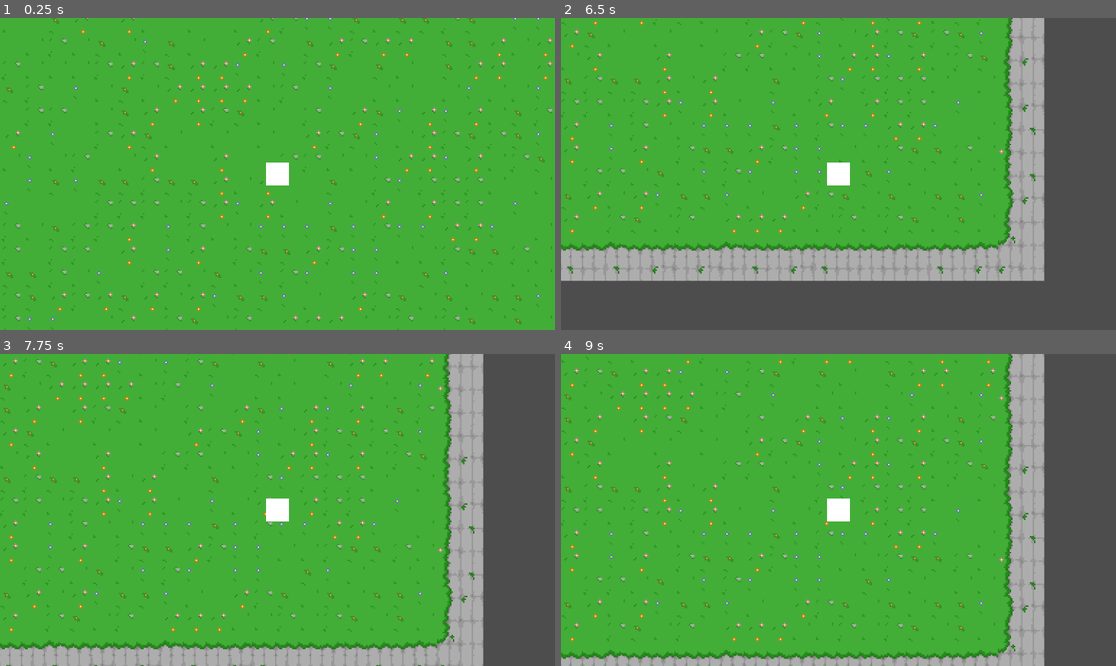
Above: before the commit, frames 1-4 (two rows, left to right).
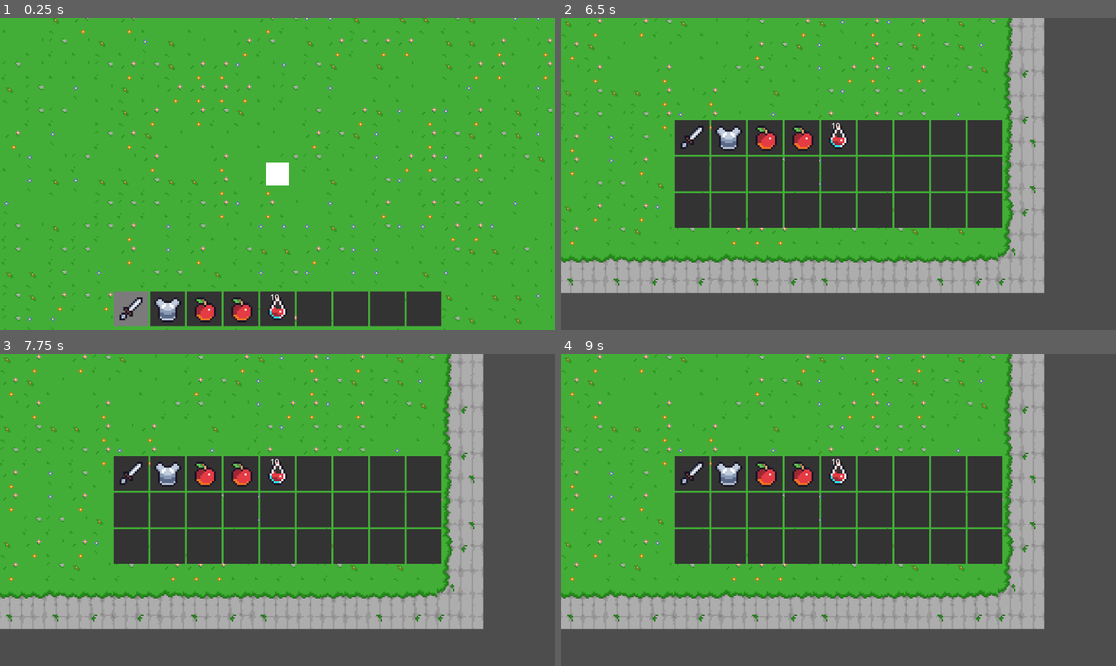
Above: after the commit, the same moments.

Repository: khg-1inf1/spiel
Game: Godot game, scene res://Ebenen/ebene_1.tscn
Two runs of this game, one before a commit and one after it. Both use one fixed random seed, a clock stepped at 60 frames per second and the inputs below.
Inputs (mouse positions are in pixels of both pictures, inside the frame that each line leads up to):
- Up to frame 1 (0.25 s): no input
- Up to frame 2 (6.5 s): tap Enter at 0.5, 3.5 s; move the mouse to (960, 158) at 0.52 s; hold D (rechts) 0.53-1.25 s; tap 1 at 0.6 s; click (960, 158) at 0.67 s; tap 2 at 0.8 s; drag from (727, 189) to (810, 236) at 1.27 s; tap Space at 2, 5.75 s; move the mouse to (894, 105) at 2.02 s; hold D (rechts) 2.03-2.75 s; tap 3 at 2.1 s; click (894, 105) at 2.17 s; tap 4 at 2.3 s; drag from (810, 236) to (672, 127) at 2.77 s; move the mouse to (1005, 220) at 3.52 s; hold A (links) 3.53-4.25 s; tap 5 at 3.6 s; click (1005, 220) at 3.67 s; tap 6 at 3.8 s; tap Escape (ui_cancel) at 4.15 s; drag from (672, 127) to (755, 96) at 4.27 s; click "Resume" at 5 s; move the mouse to (866, 174) at 5.77 s; hold S (unten) from 5.78 s (still down); tap 7 at 5.85 s; click (866, 174) at 5.92 s; tap 8 at 6.05 s; tap E (ui_menu, bound only after the commit) at 6.4 s
- Up to frame 3 (7.75 s): release S (unten) at 6.5 s; drag from (194, 432) to (166, 525) at 6.52 s; tap Enter at 7.25 s; move the mouse to (399, 494) at 7.27 s; hold W (oben) from 7.28 s (still down); tap 9 at 7.35 s; click (399, 494) at 7.42 s; tap 1 at 7.55 s
- Up to frame 4 (9 s): release W (oben) at 8 s; drag from (727, 525) to (810, 572) at 8.02 s; tap Space at 8.75 s; move the mouse to (894, 441) at 8.77 s; hold S (unten) from 8.78 s (still down); tap 2 at 8.85 s; click (894, 441) at 8.92 s

The runs differ from the first frame. In frame 1, 6.4% of the frame differs, in the area x 20-80%, y 87-99%; in frame 2, 30%; in frame 3, 42%, in the area x 0-88%, y 0-100%; in frame 4, 42%.

Commit message:
Added inventory
Added basic inventory functionality and GUI

Diff:
--- /dev/null
+++ b/Charakter/Spieler/inventory.gd
@@ -0,0 +1,52 @@
+extends Node
+
+signal items_changed(indexes)
+signal selected_changed
+
+@export var cols = 9
+@export var rows = 3
+var slots = cols * rows
+var items = []
+var selected = 0
+
+func _ready():
+	for i in range(slots):
+		items.append({})
+	items[0] = ItemManager.get_item_by_key("sword")
+	items[1] = ItemManager.get_item_by_key("armor")
+	items[2] = ItemManager.get_item_by_key("apple")
+	items[3] = ItemManager.get_item_by_key("apple")
+	items[4] = ItemManager.get_item_by_key("potion")
+
+func broadcast_signal(indexes):
+	emit_signal("items_changed", indexes)
+	for index in indexes:
+		if index == selected:
+			emit_signal("selected_changed")
+
+func set_item(index, item):
+	var previous_item = items[index]
+	items[index] = item
+	broadcast_signal([index])
+	return previous_item
+
+func remove_item(index):
+	var previous_item = items[index].duplicate()
+	items[index].clear()
+	broadcast_signal([index])
+	return previous_item
+
+func set_item_quantity(index, amount):
+	items[index].quantity += amount
+	if items[index].quantity <= 0:
+		remove_item(index)
+	else:
+		broadcast_signal([index])
+
+func set_selected(new_selected):
+	var _last_selected = selected
+	selected = new_selected
+	broadcast_signal([selected, _last_selected])
+
+func get_selected():
+	return items[selected]
--- a/Charakter/Spieler/spieler.gd
+++ b/Charakter/Spieler/spieler.gd
@@ -1,8 +1,20 @@
 extends CharacterBody2D
 
-@export var geschwindigkeit : float = 100
+@export var geschwindigkeit : float = 100 # Jonas S
 # Variable geschwinigkeit ist vom Editor zugänglich
 
+var stop : int = 1 # Jan
+
+# Jan
+func _ready():
+	var game_manager = get_node("../GameManager")
+	game_manager.connect("inv_open_modifier", _set_stop_modifier)
+
+# Jan
+func _set_stop_modifier(modifier : int):
+	stop = modifier
+
+# Jonas S
 func _physics_process(_delta):
 	# prozess der mit Simulationsgeschwindigkeit läuft
 
@@ -12,7 +24,7 @@
 	)
 	# Variable geschwindigkeit wird durch Tastendruck gesetzt
 
-	velocity = tastenrichtung * geschwindigkeit
+	velocity = tastenrichtung * geschwindigkeit * stop
 	# Bewegung des Spielers wird gesetzt
 
 	move_and_slide()
--- a/GameManager/gameManager.gd
+++ b/GameManager/gameManager.gd
@@ -2,8 +2,15 @@
 
 class_name gameManager
 
-signal toggle_game_paused(is_paused : bool)
+@onready var hotbar = $CanvasLayer/Hotbar # Jan + Jonas S
+@onready var inventory_menu = $CanvasLayer/InventoryMenu # Jan + Jonas S
+@onready var drag_preview = $CanvasLayer/DragPreview # Jan + Jonas S
+@onready var tooltip = $CanvasLayer/Tooltip
 
+signal toggle_game_paused(is_paused : bool) # Lea
+signal inv_open_modifier(modifier : int) # Jan
+
+# Lea
 var game_paused : bool = false:
 	get:
 		return game_paused
@@ -12,6 +19,91 @@
 		get_tree().paused = game_paused
 		emit_signal("toggle_game_paused", game_paused)
 
+# Lea
 func _input(event : InputEvent):
 	if(event.is_action_pressed("ui_cancel")):
 		game_paused =! game_paused
+		hotbar.set_visible(true) # Jan + Jonas S
+		inventory_menu.set_visible(false) # Jan + Jonas S
+
+# Jan + Jonas S
+func _unhandled_input(event):
+	if event.is_action_pressed("ui_menu"):
+		if inventory_menu.visible and drag_preview.get_dragged_item(): return
+		hotbar.visible = !hotbar.visible
+		inventory_menu.visible = !inventory_menu.visible
+		if inventory_menu.visible:
+			emit_signal("inv_open_modifier", 0)
+		else:
+			emit_signal("inv_open_modifier", 1)
+		hide_tooltip()
+
+# Jan + Jonas S
+func _ready():
+	for item_slot in get_tree().get_nodes_in_group("item_slot"):
+		var index = item_slot.get_index()
+		item_slot.gui_input.connect(_on_ItemSlot_gui_input.bind(index))
+		item_slot.mouse_entered.connect(show_tooltip.bind(index))
+		item_slot.mouse_exited.connect(hide_tooltip)
+
+#Jan + Jonas S
+func _on_ItemSlot_gui_input(event, index):
+	if event is InputEventMouseButton:
+		if event.button_index == MOUSE_BUTTON_LEFT and event.pressed:
+			if inventory_menu.visible:
+				drag_item(index)
+				hide_tooltip()
+			elif hotbar.visible:
+				select_item(index)
+		elif event.button_index == MOUSE_BUTTON_RIGHT and event.pressed:
+			if inventory_menu.visible:
+				split_item(index)
+				hide_tooltip()
+# Jan + Jonas S
+func drag_item(index):
+	var inventory_item = Inventory.items[index]
+	var dragged_item = drag_preview.get_dragged_item()
+	# pick item
+	if inventory_item and dragged_item == {}:
+		drag_preview.set_dragged_item(Inventory.remove_item(index))
+	# drop item
+	elif inventory_item == {} and dragged_item:
+		drag_preview.set_dragged_item(Inventory.set_item(index, dragged_item))
+	elif inventory_item and dragged_item:
+		# stack items
+		if inventory_item.key == dragged_item.key and inventory_item.stackable:
+			Inventory.set_item_quantity(index, dragged_item.quantity)
+			drag_preview.set_dragged_item({})
+		# swap items
+		else:
+			drag_preview.set_dragged_item(Inventory.set_item(index, dragged_item))
+# Jan
+func split_item(index):
+	var inventory_item = Inventory.items[index]
+	var dragged_item = drag_preview.get_dragged_item()
+	if inventory_item == {} or !inventory_item.stackable: return
+	var split_amount = ceil(inventory_item.quantity / 2.0)
+	if dragged_item and inventory_item.key == dragged_item.key:
+		var item = inventory_item.duplicate()
+		item.quantity = split_amount + drag_preview.get_dragged_item().quantity
+		drag_preview.set_dragged_item(item)
+		Inventory.set_item_quantity(index, -split_amount)
+	if dragged_item == {}:
+		var item = inventory_item.duplicate()
+		item.quantity = split_amount
+		drag_preview.set_dragged_item(item)
+		Inventory.set_item_quantity(index, -split_amount)
+# Jan
+func select_item(index):
+	Inventory.set_selected(index)
+# Jan
+func show_tooltip(index):
+	var inventory_item = Inventory.items[index]
+	if inventory_item and drag_preview.get_dragged_item() == {}:
+		tooltip.display_info(inventory_item)
+		tooltip.show()
+	else:
+		tooltip.hide()
+# Jan
+func hide_tooltip():
+	tooltip.hide()
--- a/GameManager/gameManager.tscn
+++ b/GameManager/gameManager.tscn
@@ -1,7 +1,11 @@
-[gd_scene load_steps=3 format=3 uid="uid://dqcwu346fpfq3"]
+[gd_scene load_steps=7 format=3 uid="uid://dqcwu346fpfq3"]
 
 [ext_resource type="Script" path="res://GameManager/gameManager.gd" id="1_3u6wj"]
 [ext_resource type="PackedScene" uid="uid://dxyklmkt8ar0n" path="res://GameManager/pause_menu.tscn" id="2_gwy2f"]
+[ext_resource type="PackedScene" uid="uid://dg12e3d64ikjq" path="res://ui/inventory/hotbar/hotbar.tscn" id="3_t4qqt"]
+[ext_resource type="PackedScene" uid="uid://b2dlk3sucqidr" path="res://ui/inventory/inventory_menu/inventory_menu.tscn" id="4_f3fcb"]
+[ext_resource type="PackedScene" uid="uid://cad2xirj2gflx" path="res://ui/inventory/drag_preview/drag_preview.tscn" id="5_xvhq2"]
+[ext_resource type="PackedScene" uid="uid://cp5f5myensuuu" path="res://ui/inventory/tooltip/tooltip.tscn" id="6_ng0nw"]
 
 [node name="Game" type="Node"]
 process_mode = 3
@@ -12,3 +16,11 @@
 [node name="PauseMenu" parent="CanvasLayer" node_paths=PackedStringArray("game_manager") instance=ExtResource("2_gwy2f")]
 process_mode = 2
 game_manager = NodePath("../..")
+
+[node name="Hotbar" parent="CanvasLayer" instance=ExtResource("3_t4qqt")]
+
+[node name="InventoryMenu" parent="CanvasLayer" instance=ExtResource("4_f3fcb")]
+
+[node name="DragPreview" parent="CanvasLayer" instance=ExtResource("5_xvhq2")]
+
+[node name="Tooltip" parent="CanvasLayer" instance=ExtResource("6_ng0nw")]
--- /dev/null
+++ b/GameManager/itemManager.gd
@@ -0,0 +1,20 @@
+extends Node
+
+var items
+
+func _ready():
+	items = read_from_JSON("res://data/items.json")
+	for key in items.keys():
+		items[key]["key"] = key
+
+
+func read_from_JSON(path):
+	var file = FileAccess.open(path, FileAccess.READ)
+	var data = JSON.parse_string(file.get_as_text())
+	file.close()
+	return data
+
+
+func get_item_by_key(key):
+	if items and items.has(key):
+		return items[key].duplicate(true)
--- /dev/null
+++ b/data/items.json
@@ -0,0 +1,24 @@
+{
+	"sword": {
+		"name": "Sword",
+		"icon": "sword.png",
+		"stackable": false
+	},
+	"armor": {
+		"name": "Armor",
+		"icon": "armor.png",
+		"stackable": false
+	},
+	"apple": {
+		"name": "Apple",
+		"icon": "apple.png",
+		"stackable": true,
+		"quantity": 1
+	},
+	"potion": {
+		"name": "Potion",
+		"icon": "potion.png",
+		"stackable": true,
+		"quantity": 10
+	}
+}
--- a/project.godot
+++ b/project.godot
@@ -15,6 +15,11 @@
 config/features=PackedStringArray("4.0", "GL Compatibility")
 config/icon="res://icon.svg"
 
+[autoload]
+
+ItemManager="*res://GameManager/itemManager.gd"
+Inventory="*res://Charakter/Spieler/inventory.gd"
+
 [editor]
 
 version_control/plugin_name="GitPlugin"
@@ -22,6 +27,12 @@
 
 [input]
 
+ui_menu={
+"deadzone": 0.5,
+"events": [Object(InputEventKey,"resource_local_to_scene":false,"resource_name":"","device":0,"window_id":0,"alt_pressed":false,"shift_pressed":false,"ctrl_pressed":false,"meta_pressed":false,"pressed":false,"keycode":4194370,"physical_keycode":0,"key_label":0,"unicode":4194370,"echo":false,"script":null)
+, Object(InputEventKey,"resource_local_to_scene":false,"resource_name":"","device":-1,"window_id":0,"alt_pressed":false,"shift_pressed":false,"ctrl_pressed":false,"meta_pressed":false,"pressed":false,"keycode":0,"physical_keycode":69,"key_label":0,"unicode":101,"echo":false,"script":null)
+]
+}
 rechts={
 "deadzone": 0.5,
 "events": [Object(InputEventKey,"resource_local_to_scene":false,"resource_name":"","device":-1,"window_id":0,"alt_pressed":false,"shift_pressed":false,"ctrl_pressed":false,"meta_pressed":false,"pressed":false,"keycode":0,"physical_keycode":68,"key_label":0,"unicode":100,"echo":false,"script":null)
--- /dev/null
+++ b/ui/inventory/drag_preview/drag_preview.gd
@@ -0,0 +1,28 @@
+extends Control
+
+var dragged_item = {}
+
+@onready var item_icon = $ItemIcon
+@onready var item_quantity = $ItemQuantity
+
+func _process(_delta):
+	if dragged_item:
+		position = get_global_mouse_position()
+
+func set_dragged_item(item):
+	dragged_item = item
+	if dragged_item:
+		item_icon.texture = load("res://images/%s" % dragged_item.icon)
+		if item.stackable:
+			if item.quantity > 1:
+				item_quantity.text = str(item.quantity)
+			else:
+				item_quantity.text = ""
+		else:
+			item_quantity.text = ""
+	else:
+		item_icon.texture = null
+		item_quantity.text = ""
+
+func get_dragged_item():
+	return dragged_item
--- /dev/null
+++ b/ui/inventory/drag_preview/drag_preview.tscn
@@ -0,0 +1,37 @@
+[gd_scene load_steps=2 format=3 uid="uid://cad2xirj2gflx"]
+
+[ext_resource type="Script" path="res://ui/inventory/drag_preview/drag_preview.gd" id="1_44hoa"]
+
+[node name="DragPreview" type="Control"]
+layout_mode = 3
+anchors_preset = 0
+offset_right = 18.0
+offset_bottom = 18.0
+mouse_filter = 2
+script = ExtResource("1_44hoa")
+
+[node name="ItemIcon" type="TextureRect" parent="."]
+layout_mode = 1
+anchors_preset = 8
+anchor_left = 0.5
+anchor_top = 0.5
+anchor_right = 0.5
+anchor_bottom = 0.5
+offset_left = -8.0
+offset_top = -8.0
+offset_right = 56.0
+offset_bottom = 56.0
+grow_horizontal = 2
+grow_vertical = 2
+mouse_filter = 2
+
+[node name="ItemQuantity" type="Label" parent="."]
+layout_mode = 1
+anchors_preset = 12
+anchor_top = 1.0
+anchor_right = 1.0
+anchor_bottom = 1.0
+offset_top = -23.0
+grow_horizontal = 2
+grow_vertical = 0
+horizontal_alignment = 2
--- /dev/null
+++ b/ui/inventory/hotbar/hotbar.gd
@@ -0,0 +1,35 @@
+extends SlotContainer
+
+var tick = 0
+var got_resized : bool = false
+
+func _ready():
+	display_item_slots(Inventory.cols, 1)
+	await get_tree().process_frame
+	position.x = (get_viewport_rect().size.x - size.x) / 2
+	position.y = get_viewport_rect().size.y - size.y -8
+	get_viewport().connect("size_changed", _on_viewport_resize)
+	get_viewport().get_window().connect("mouse_entered", _resize)
+
+func _input(event) -> void:
+	if event is InputEventMouseButton:
+		if Time.get_ticks_msec() - tick <= 8: return
+		tick = Time.get_ticks_msec()
+		if event.button_index == MOUSE_BUTTON_WHEEL_DOWN:
+			var new_selected = (Inventory.selected + 1) % Inventory.cols
+			Inventory.set_selected(new_selected)
+		elif event.button_index == MOUSE_BUTTON_WHEEL_UP:
+			var new_selected = Inventory.selected - 1 if not Inventory.selected == 0 else Inventory.cols - 1
+			Inventory.set_selected(new_selected)
+	if event is InputEventKey:
+		if [KEY_1, KEY_2, KEY_3, KEY_4, KEY_5, KEY_6, KEY_7, KEY_8, KEY_9].has(event.keycode) and event.is_pressed():
+			Inventory.set_selected(event.keycode - 49)
+
+func _on_viewport_resize():
+	got_resized = true
+
+func _resize():
+	if (got_resized):
+		position.x = (get_viewport_rect().size.x - size.x) / 2
+		position.y = get_viewport_rect().size.y - size.y -8
+		got_resized = false
--- /dev/null
+++ b/ui/inventory/hotbar/hotbar.tscn
@@ -0,0 +1,8 @@
+[gd_scene load_steps=3 format=3 uid="uid://dg12e3d64ikjq"]
+
+[ext_resource type="Script" path="res://ui/inventory/hotbar/hotbar.gd" id="1_qtf26"]
+[ext_resource type="PackedScene" uid="uid://cqigx10os08ur" path="res://ui/inventory/item_slot/item_slot.tscn" id="2_7vser"]
+
+[node name="Hotbar" type="GridContainer"]
+script = ExtResource("1_qtf26")
+ItemSlot = ExtResource("2_7vser")
--- /dev/null
+++ b/ui/inventory/inventory_menu/inventory_menu.gd
@@ -0,0 +1,19 @@
+extends SlotContainer
+
+var got_resized : bool = false
+
+func _ready():
+	display_item_slots(Inventory.cols, Inventory.rows)
+	await get_tree().process_frame
+	position = (get_viewport_rect().size - size) / 2
+	hide()
+	get_viewport().connect("size_changed", _on_viewport_resize)
+	get_viewport().get_window().connect("mouse_entered", _resize)
+
+func _on_viewport_resize():
+	got_resized = true
+
+func _resize():
+	if (got_resized):
+		position = (get_viewport_rect().size - size) / 2
+		got_resized = false
--- /dev/null
+++ b/ui/inventory/inventory_menu/inventory_menu.tscn
@@ -0,0 +1,10 @@
+[gd_scene load_steps=3 format=3 uid="uid://b2dlk3sucqidr"]
+
+[ext_resource type="Script" path="res://ui/inventory/inventory_menu/inventory_menu.gd" id="1_5iuck"]
+[ext_resource type="PackedScene" uid="uid://cqigx10os08ur" path="res://ui/inventory/item_slot/item_slot.tscn" id="2_81lpl"]
+
+[node name="InventoryMenu" type="GridContainer"]
+offset_right = 40.0
+offset_bottom = 40.0
+script = ExtResource("1_5iuck")
+ItemSlot = ExtResource("2_81lpl")
--- /dev/null
+++ b/ui/inventory/item_slot/item_slot.gd
@@ -0,0 +1,23 @@
+extends ColorRect
+
+@onready var item_icon = $ItemIcon
+@onready var item_quantity = $ItemQuantity
+
+func display_item(item):
+	if item:
+		item_icon.texture = load("res://images/%s" % item.icon)
+		if item.stackable:
+			if item.quantity > 1:
+				item_quantity.text = str(item.quantity)
+			else:
+				item_quantity.text = ""
+		else:
+			item_quantity.text = ""
+	else:
+		item_icon.texture = null
+		item_quantity.text = ""
+	if get_parent() and get_parent().name == "Hotbar":
+		if get_index() == Inventory.selected:
+			color = "#7b7b7b"
+		else:
+			color = "#333333"
--- /dev/null
+++ b/ui/inventory/item_slot/item_slot.tscn
@@ -0,0 +1,31 @@
+[gd_scene load_steps=3 format=3 uid="uid://cqigx10os08ur"]
+
+[ext_resource type="Script" path="res://ui/inventory/item_slot/item_slot.gd" id="1_cuyw3"]
+[ext_resource type="Texture2D" uid="uid://cra7ah5nec2as" path="res://images/apple.png" id="2_7cxbt"]
+
+[node name="ItemSlot" type="ColorRect" groups=["item_slot"]]
+custom_minimum_size = Vector2(72, 72)
+color = Color(0.2, 0.2, 0.2, 1)
+script = ExtResource("1_cuyw3")
+
+[node name="ItemIcon" type="TextureRect" parent="."]
+layout_mode = 1
+anchors_preset = 8
+anchor_left = 0.5
+anchor_top = 0.5
+anchor_right = 0.5
+anchor_bottom = 0.5
+offset_left = -32.0
+offset_top = -32.0
+offset_right = 32.0
+offset_bottom = 32.0
+grow_horizontal = 2
+grow_vertical = 2
+texture = ExtResource("2_7cxbt")
+
+[node name="ItemQuantity" type="Label" parent="." groups=["\"item_slot\""]]
+layout_mode = 0
+offset_right = 40.0
+offset_bottom = 23.0
+text = "1"
+horizontal_alignment = 2
--- /dev/null
+++ b/ui/inventory/slot_container/slot_container.gd
@@ -0,0 +1,22 @@
+extends GridContainer
+
+class_name SlotContainer
+
+@export var ItemSlot: PackedScene
+
+var slots
+
+func display_item_slots(cols, rows):
+	columns = cols
+	slots = cols * rows
+	for index in range(slots):
+		var item_slot = ItemSlot.instantiate()
+		add_child(item_slot)
+		item_slot.display_item(Inventory.items[index])
+	Inventory.items_changed.connect(_on_Inventory_items_changed)
+
+func _on_Inventory_items_changed(indexes):
+	for index in indexes:
+		if index < slots:
+			var item_slot = get_child(index)
+			item_slot.display_item(Inventory.items[index])
--- /dev/null
+++ b/ui/inventory/tooltip/tooltip.gd
@@ -0,0 +1,16 @@
+extends ColorRect
+
+@onready var margin_container = $MarginContainer
+@onready var item_name = $MarginContainer/ItemName
+
+func _process(_delta):
+	position = get_global_mouse_position() + Vector2.ONE * 4
+
+func display_info(item):
+	item_name.text = item.name
+	await get_tree().process_frame
+	margin_container.size = Vector2()
+	size = margin_container.size
+
+func _ready():
+	hide()
--- /dev/null
+++ b/ui/inventory/tooltip/tooltip.tscn
@@ -0,0 +1,21 @@
+[gd_scene load_steps=2 format=3 uid="uid://cp5f5myensuuu"]
+
+[ext_resource type="Script" path="res://ui/inventory/tooltip/tooltip.gd" id="1_8mt65"]
+
+[node name="Tooltip" type="ColorRect"]
+offset_right = 40.0
+offset_bottom = 40.0
+mouse_filter = 2
+color = Color(0, 0, 0, 1)
+script = ExtResource("1_8mt65")
+
+[node name="MarginContainer" type="MarginContainer" parent="."]
+layout_mode = 0
+mouse_filter = 2
+theme_override_constants/margin_left = 4
+theme_override_constants/margin_top = 2
+theme_override_constants/margin_right = 4
+theme_override_constants/margin_bottom = 2
+
+[node name="ItemName" type="Label" parent="MarginContainer"]
+layout_mode = 2
Binary file added: images/apple.png
Not shown, added: images/apple.png.import
Binary file added: images/armor.png
Not shown, added: images/armor.png.import
Binary file added: images/potion.png
Not shown, added: images/potion.png.import
Binary file added: images/sword.png
Not shown, added: images/sword.png.import
